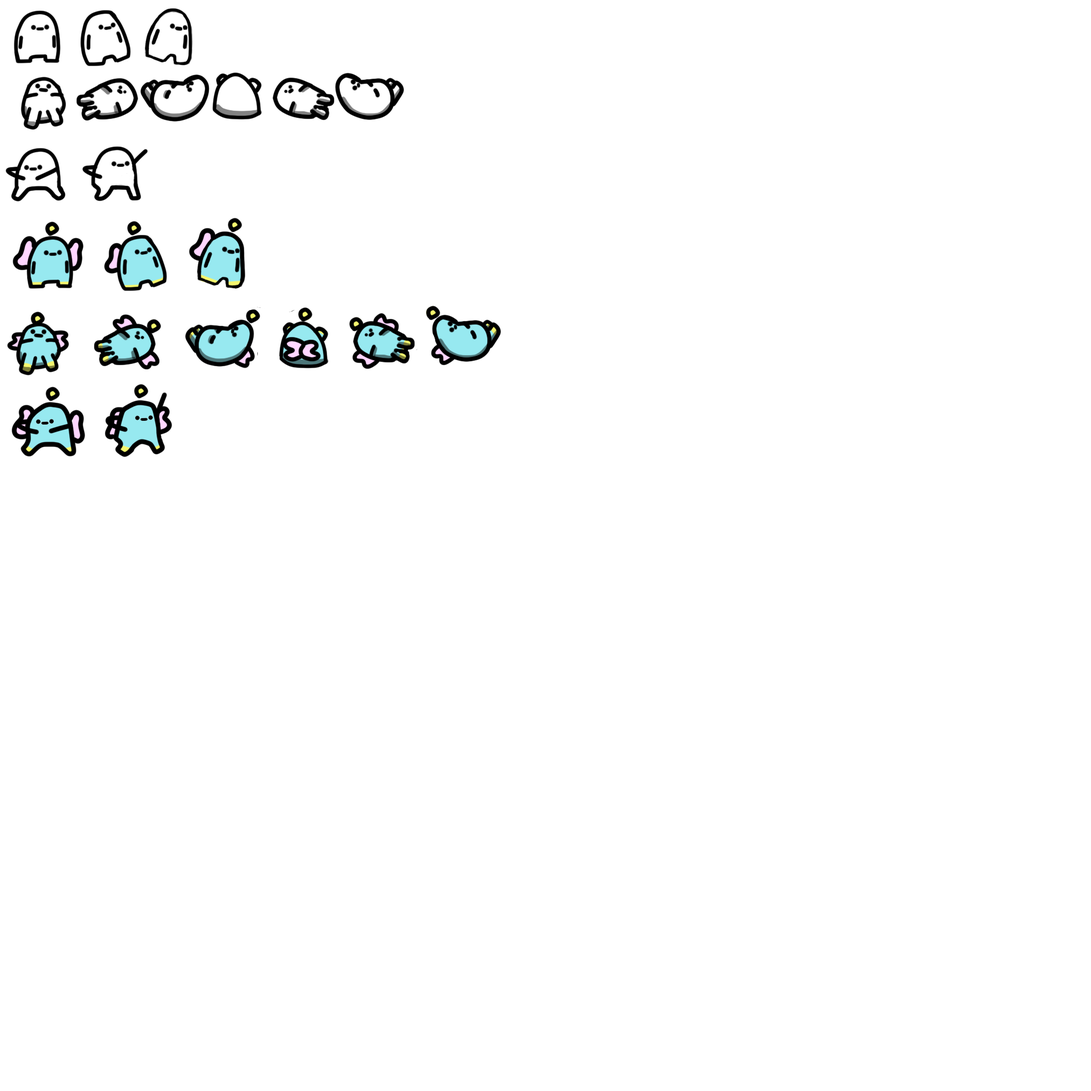
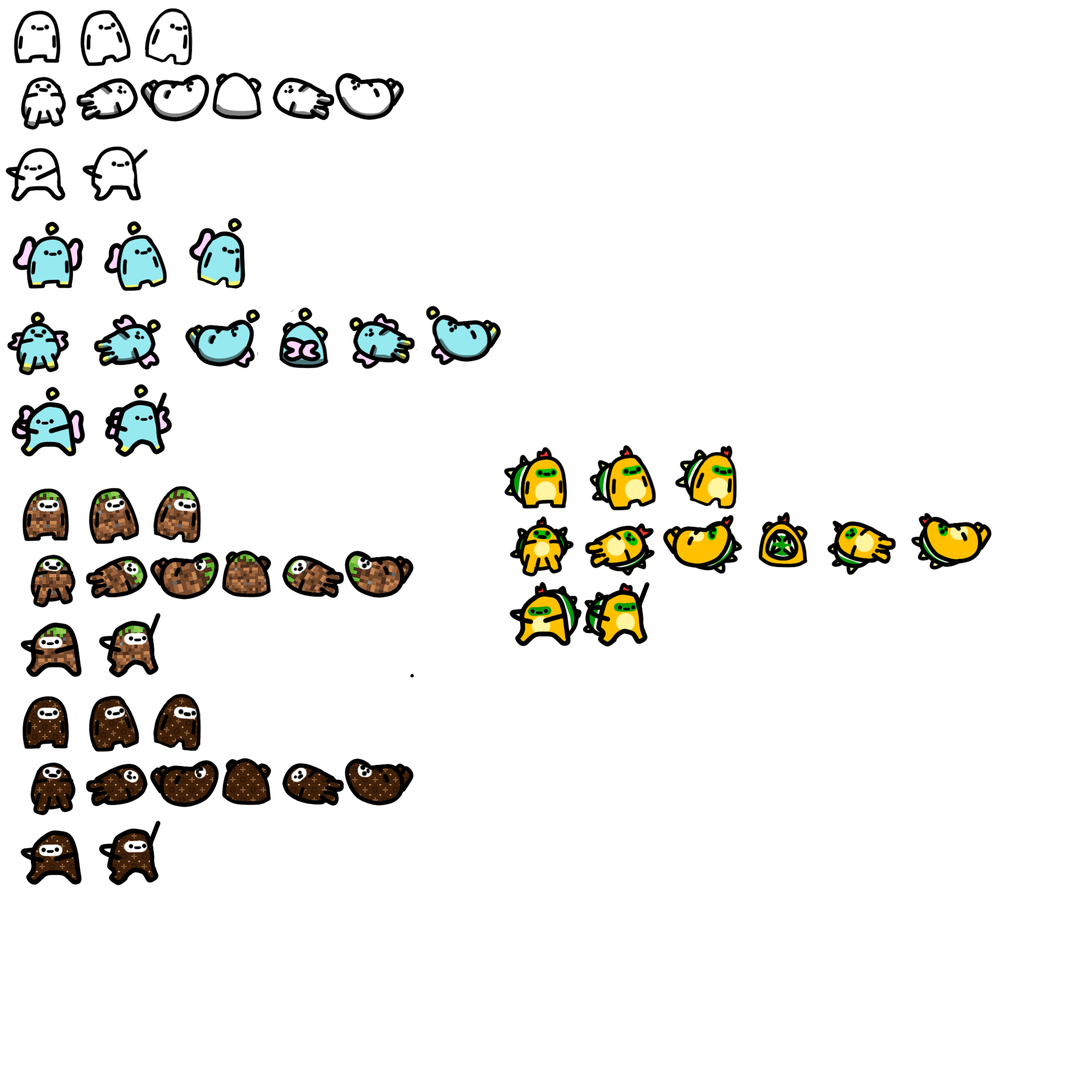
Before/after of a 1091x1091 layered artwork. What changed in the layer stack:
added layer "OG" above "lines" over [502, 443, 993, 648]
added layer "lines" (1st of 2) above "lines" over [20, 693, 415, 924]
added layer "lines" (2nd of 2) above "Layer 1" over [20, 486, 415, 679]
painted on "Layer 1" over [409, 673, 415, 679]
